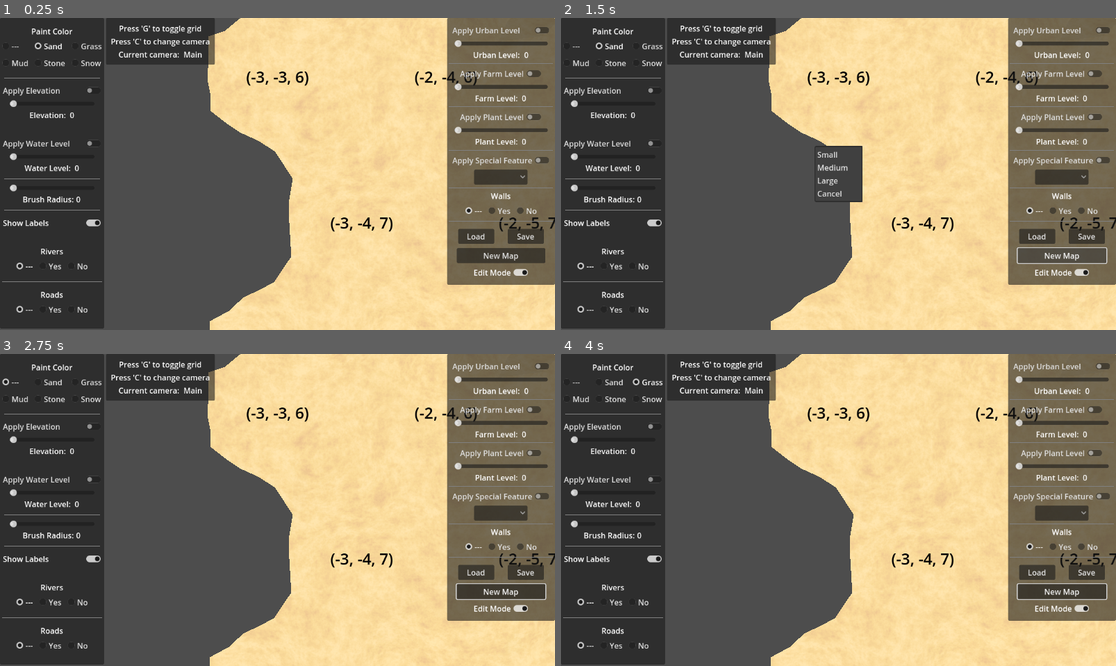
Above: before the commit, frames 1-4 (two rows, left to right).
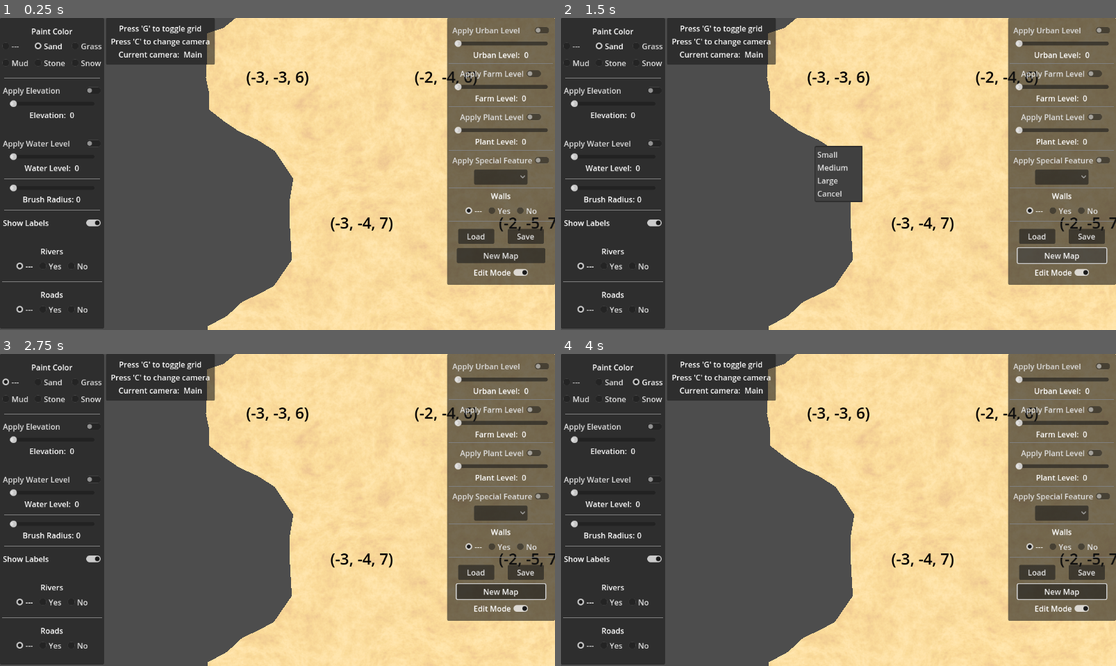
Above: after the commit, the same moments.

Repository: davepruitt/hex_map_godot
Game: Godot game, scene res://scenes/main.tscn
The game is run twice, just before and just after one commit, with the same random seed, the same clock (stepped at 60 frames per second) and the same inputs.
Inputs:
- Up to frame 1 (0.25 s): no input
- Up to frame 2 (1.5 s): click "New Map" at 0.5 s; click "New Map" at 1.25 s
- Up to frame 3 (2.75 s): click "---" at 2 s
- Up to frame 4 (4 s): click "Sand" at 2.75 s; click "Grass" at 3.5 s

The runs differ from the first frame. In frame 1, 0.4% of the frame differs, in the area x 37-96%, y 0-100%; in frame 2, 0.3%; in frame 3, 0.4%; in frame 4, 0.4%.

Commit message:
When in play mode, the user can now select a cell when pressing the left shift button. Completed through section 2.1 of tutorial 16

Diff:
--- a/hex_project_godot/scenes/hex_cell.tscn
+++ b/hex_project_godot/scenes/hex_cell.tscn
@@ -1,15 +1,28 @@
-[gd_scene load_steps=2 format=3 uid="uid://r8nfx0vsi5ah"]
+[gd_scene load_steps=3 format=3 uid="uid://r8nfx0vsi5ah"]
 
 [ext_resource type="Script" path="res://scripts/hex_cell.gd" id="1_de0eb"]
+[ext_resource type="Texture2D" uid="uid://frq3kla6kkp5" path="res://assets/cell-outline.png" id="2_1f2bq"]
 
-[node name="HexCell" type="Node3D" node_paths=PackedStringArray("cell_information_label")]
+[node name="HexCell" type="Node3D" node_paths=PackedStringArray("cell_content", "cell_information_label", "cell_selection_outline")]
 script = ExtResource("1_de0eb")
-cell_information_label = NodePath("PositionLabel")
+cell_content = NodePath("CellContent")
+cell_information_label = NodePath("CellContent/PositionLabel")
+cell_selection_outline = NodePath("CellContent/HexSelectionOutline")
 
-[node name="PositionLabel" type="Label3D" parent="."]
+[node name="CellContent" type="Node3D" parent="."]
+
+[node name="PositionLabel" type="Label3D" parent="CellContent"]
 transform = Transform3D(1, 0, 0, 0, -4.37114e-08, 1, 0, -1, -4.37114e-08, 0, 0, 0)
 pixel_size = 0.05
 render_priority = 1
 modulate = Color(0, 0, 0, 1)
 outline_modulate = Color(1, 1, 1, 1)
 text = "HELLO"
+
+[node name="HexSelectionOutline" type="Sprite3D" parent="CellContent"]
+transform = Transform3D(5, 0, 0, 0, -2.18557e-07, 5, 0, -5, -2.18557e-07, 0, 0, 0)
+visible = false
+sorting_offset = 50.0
+modulate = Color(0, 0, 0, 1)
+no_depth_test = true
+texture = ExtResource("2_1f2bq")
--- a/hex_project_godot/scenes/main.tscn
+++ b/hex_project_godot/scenes/main.tscn
@@ -52,8 +52,12 @@
 transform = Transform3D(1, 0, 0, 0, 1, 0, 0, 0, 1, 0, 0, 20)
 
 [node name="MainCamera" type="Camera3D" parent="HexMapCamera/Swivel/Stick"]
+near = 1.0
+far = 1000.0
 
 [node name="DebugCamera" type="Camera3D" parent="."]
+near = 1.0
+far = 1000.0
 script = ExtResource("3_8bvhd")
 
 [node name="DirectionalLight3D" type="DirectionalLight3D" parent="."]
--- a/hex_project_godot/scripts/hex_cell.gd
+++ b/hex_project_godot/scripts/hex_cell.gd
@@ -9,8 +9,13 @@
 
 #region Exported variables
 
+@export var cell_content: Node3D
+
 ## This is a Label3D node that will be used to display the hex cell's position within the hex grid
 @export var cell_information_label: Label3D
+
+## This is the selection outline of the cell
+@export var cell_selection_outline: Sprite3D
 
 #endregion
 
@@ -480,6 +485,13 @@
 	for i in range(0, len(_roads)):
 		_roads[i] = ((road_flags & (1 << i)) != 0)
 
+func enable_highlight (highlight_color: Color) -> void:
+	cell_selection_outline.visible = true
+	cell_selection_outline.modulate = highlight_color
+
+func disable_highlight () -> void:
+	cell_selection_outline.visible = false
+
 #endregion
 
 #region Private methods
@@ -506,7 +518,7 @@
 	position.y += perturbation_amount
 
 	#Set the y-axis position of the "position label" for the cell
-	cell_information_label.position.y = 0.1 + abs(perturbation_amount)
+	cell_content.position.y = 0.1 + abs(perturbation_amount)
 
 func _is_valid_river_destination (neighbor: HexCell) -> bool:
 	if (neighbor != null):
--- a/hex_project_godot/scripts/hex_map_camera.gd
+++ b/hex_project_godot/scripts/hex_map_camera.gd
@@ -4,7 +4,7 @@
 #region Exported data members
 
 @export var stick_min_zoom : float = 6.0
-@export var stick_max_zoom : float = 100.0
+@export var stick_max_zoom : float = 175.0
 @export var swivel_min_zoom : float = -0
 @export var swivel_max_zoom : float = -90
 @export var movement_speed_min_zoom : float = 250
--- a/hex_project_godot/scripts/hex_metrics.gd
+++ b/hex_project_godot/scripts/hex_metrics.gd
@@ -53,7 +53,7 @@
 const NOISE_SCALE: float = 10.0
 
 ## Strength of vertical elevation perturbation
-const ELEVATION_PERTURB_STRENGTH: float = 0.75
+const ELEVATION_PERTURB_STRENGTH: float = 0.0 #0.75
 
 ## The number of hexes in the x dimension of a hex chunk
 const CHUNK_SIZE_X: int = 5
--- a/hex_project_godot/scripts/main.gd
+++ b/hex_project_godot/scripts/main.gd
@@ -94,8 +94,11 @@
 var _drag_direction: HexDirectionsClass.HexDirections = HexDirectionsClass.HexDirections.NE
 var _mouse_down_cell: HexCell = null
 var _mouse_up_cell: HexCell = null
+var _search_from_cell: HexCell = null
 
 var _selected_camera: int = 0
+
+var _is_left_shift_pressed: bool = false
 
 #endregion
 
@@ -150,6 +153,21 @@
 
 		if event.keycode == KEY_G:
 			hex_grid.hex_grid_overlay_enabled = !hex_grid.hex_grid_overlay_enabled
+
+		if event.keycode == KEY_T:
+			for i in range(0, len(hex_grid._hex_cells)):
+				hex_grid._hex_cells[i].cell_content.position.y += 0.1
+				print_debug(str(hex_grid._hex_cells[i].cell_content.position.y))
+		if event.keycode == KEY_Y:
+			for i in range(0, len(hex_grid._hex_cells)):
+				hex_grid._hex_cells[i].cell_content.position.y -= 0.1
+		if event.keycode == KEY_SHIFT and (event as InputEventKey).location == KEY_LOCATION_LEFT:
+			_is_left_shift_pressed = true
+
+	elif event is InputEventKey and not event.pressed:
+
+		if event.keycode == KEY_SHIFT and (event as InputEventKey).location == KEY_LOCATION_LEFT:
+			_is_left_shift_pressed = false
 
 	#If a mouse button was pressed...
 	elif event is InputEventMouseButton:
@@ -186,8 +204,14 @@
 					#Edit the cells
 					if (edit_mode):
 						_edit_cells(cell)
+					elif (_is_left_shift_pressed):
+						if (_search_from_cell):
+							_search_from_cell.disable_highlight()
+						_search_from_cell = cell
+						_search_from_cell.enable_highlight(Color.BLUE)
 					else:
 						hex_grid.find_distance_to_cell(cell)
+
 
 #endregion
 
@@ -611,6 +635,9 @@
 
 	#Set the label mode
 	if (edit_mode):
+		if (_search_from_cell):
+			_search_from_cell.disable_highlight()
+
 		if (active_show_labels):
 			hex_grid.set_all_cell_label_modes(HexCell.CellInformationLabelMode.Position)
 		else:
Binary file added: hex_project_godot/assets/cell-outline.png
Not shown, added: hex_project_godot/assets/cell-outline.png.import
